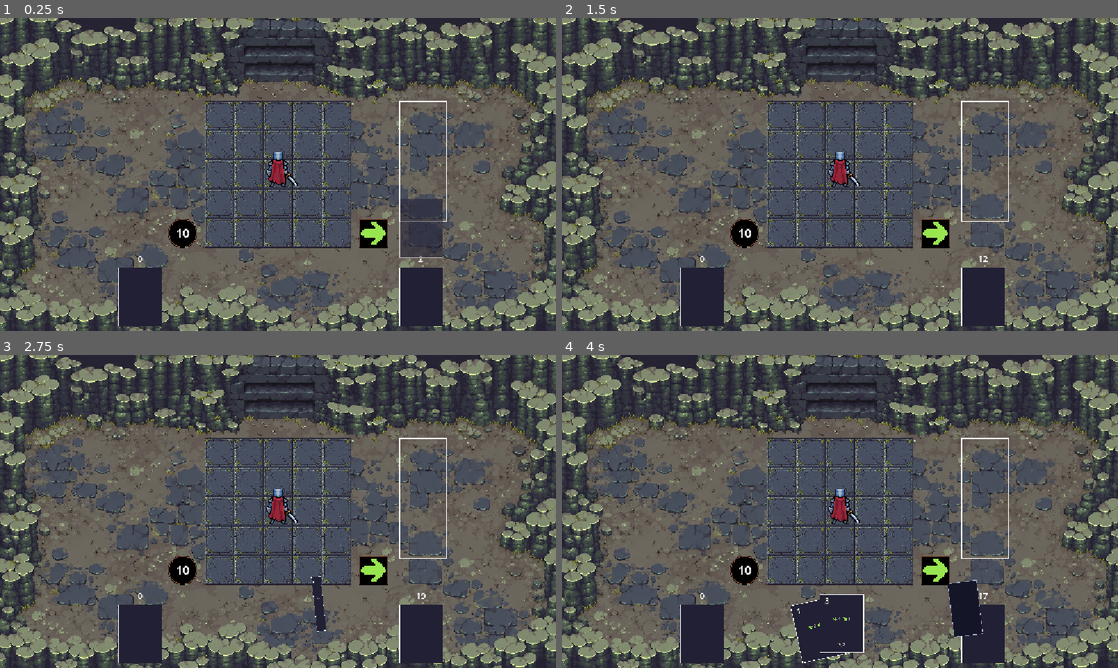
Above: before the commit, frames 1-4 (two rows, left to right).
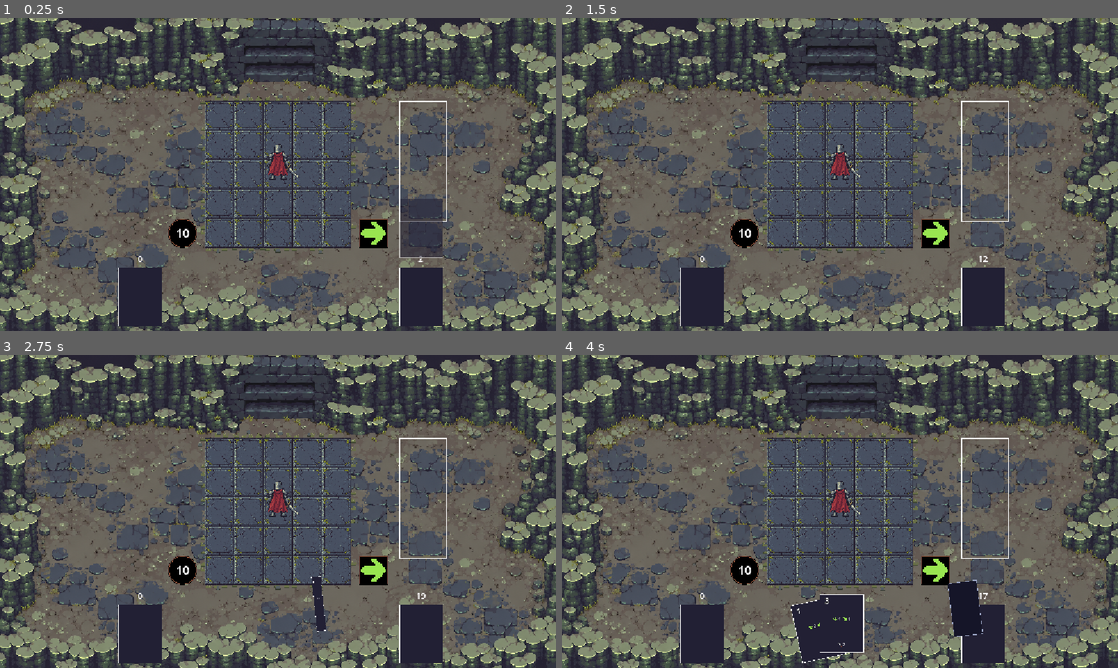
Above: after the commit, the same moments.

Repository: TheLizarditto/Foxtrot1Prototipo
Game: Godot game, scene res://Scenes/main.tscn
The game is run twice, just before and just after one commit, with the same random seed, the same clock (stepped at 60 frames per second) and the same inputs.
Inputs (mouse positions are in pixels of both pictures, inside the frame that each line leads up to):
- Up to frame 1 (0.25 s): no input
- Up to frame 2 (1.5 s): move the mouse to (962, 158) at 0.52 s; click (962, 158) at 0.67 s; move the mouse to (728, 190) at 1.27 s; click (728, 190) at 1.42 s
- Up to frame 3 (2.75 s): move the mouse to (333, 442) at 2.02 s; click (333, 442) at 2.17 s
- Up to frame 4 (4 s): move the mouse to (812, 574) at 2.77 s; click (812, 574) at 2.92 s; move the mouse to (1006, 558) at 3.52 s; click (1006, 558) at 3.67 s

The runs differ from the first frame. In frame 1, 0.6% of the frame differs, in the area x 35-65%, y 24-76%; in frame 2, 0.6%; in frame 3, 0.6%; in frame 4, 0.6%.

Commit message:
feat: agrego más mejoras de diseño en los sprites, agrego el fondo y un diseño al tablero

Diff:
--- a/Scenes/personaje.tscn
+++ b/Scenes/personaje.tscn
@@ -1,12 +1,13 @@
 [gd_scene format=3 uid="uid://crwd6dpdbts15"]
 
 [ext_resource type="Script" uid="uid://h85jt8bc0gt8" path="res://Scripts/personaje.gd" id="1_7vwx0"]
-[ext_resource type="Texture2D" uid="uid://cdi54qots0dbd" path="res://Assets/Personaje/caballero.png" id="1_ksl8w"]
+[ext_resource type="Texture2D" path="res://Assets/Personaje/caballero_espalda.png" id="1_ksl8w"]
 
 [node name="Personaje" type="Node2D" unique_id=466476145]
 script = ExtResource("1_7vwx0")
 
 [node name="Sprite2D" type="Sprite2D" parent="." unique_id=94041577]
-position = Vector2(0, -5)
+position = Vector2(1.04, -14)
+scale = Vector2(0.52, 0.52)
 texture_filter = 1
 texture = ExtResource("1_ksl8w")
--- a/Scripts/tablero.gd
+++ b/Scripts/tablero.gd
@@ -10,6 +10,7 @@
 func _ready() -> void:
 
 	_generar_tablero()
+	queue_redraw()
 
 
 # Calcula y devuelve la posicion local de la primera celda del tablero.
@@ -46,6 +47,61 @@
 
 			celda.position = inicio + Vector2(columna * tamano_celda.x, fila * tamano_celda.y)
 
+# Decora solo el exterior: las losetas y sus limites conservan su aspecto.
+func _draw() -> void:
+	if not is_instance_valid(cuadro):
+		return
+	var mitad := Vector2(columnas, filas) * tamano_celda / 2.0
+	var azar := RandomNumberGenerator.new()
+	azar.seed = 7419
+	for lado in range(4):
+		var horizontal := lado < 2
+		var largo := mitad.x * 2.0 if horizontal else mitad.y * 2.0
+		var normal := Vector2(0, -1 if lado == 0 else 1) if horizontal else Vector2(-1 if lado == 2 else 1, 0)
+		var tangente := Vector2.RIGHT if horizontal else Vector2.DOWN
+		for indice in range(int(largo / 19.0)):
+			if azar.randf() < 0.28:
+				continue
+			var distancia := -largo / 2.0 + indice * 19.0 + azar.randi_range(3, 12)
+			var origen := tangente * distancia + normal * ((mitad.y if horizontal else mitad.x) + azar.randi_range(2, 5))
+			_dibujar_pasto(origen.round(), azar)
+		for indice in range(int(largo / 70.0)):
+			var distancia := -largo / 2.0 + indice * 70.0 + azar.randi_range(15, 55)
+			var origen := tangente * distancia + normal * ((mitad.y if horizontal else mitad.x) + azar.randi_range(6, 11))
+			_dibujar_piedra(origen.round(), azar)
+
+
+func _dibujar_pasto(origen: Vector2, azar: RandomNumberGenerator) -> void:
+	var oscuro := Color("414934")
+	var medio := Color("697047")
+	var claro := Color("929466")
+	draw_rect(Rect2(origen + Vector2(-5, -1), Vector2(11, 3)), oscuro)
+	for brizna in range(5):
+		var x := float(brizna * 2 - 4)
+		var alto := float(azar.randi_range(3, 8))
+		var inclinacion := float(azar.randi_range(-2, 2))
+		draw_rect(Rect2(origen + Vector2(x, -alto * 0.5), Vector2(2, alto * 0.5 + 1)), medio)
+		draw_rect(Rect2(origen + Vector2(x + inclinacion, -alto), Vector2(2, alto * 0.5)), medio)
+		draw_rect(Rect2(origen + Vector2(x + inclinacion, -alto), Vector2(1, 2)), claro)
+
+
+func _dibujar_piedra(origen: Vector2, azar: RandomNumberGenerator) -> void:
+	var ancho := float(azar.randi_range(5, 10))
+	var alto := float(azar.randi_range(4, 7))
+	var forma := PackedVector2Array([
+		Vector2(-ancho / 2, 0), Vector2(-ancho / 2, -alto + 2),
+		Vector2(-ancho / 2 + 2, -alto), Vector2(ancho / 2 - 2, -alto),
+		Vector2(ancho / 2, -alto + 2), Vector2(ancho / 2, 0),
+		Vector2(ancho / 2 - 2, 2), Vector2(-ancho / 2 + 2, 2)
+	])
+	for punto in range(forma.size()):
+		forma[punto] = forma[punto].round() + origen
+	draw_rect(Rect2(origen + Vector2(-ancho / 2 - 1, 0), Vector2(ancho + 2, 3)), Color("33372f"))
+	draw_colored_polygon(forma, Color("555d60"))
+	draw_rect(Rect2(origen + Vector2(-ancho / 2 + 2, -alto), Vector2(ancho - 4, 1)), Color("838979"))
+	draw_rect(Rect2(origen + Vector2(-ancho / 2, -alto + 2), Vector2(1, alto - 2)), Color("737c70"))
+
+
 # Recibe columna y fila, valida que existan y devuelve la posicion local de esa celda.
 func obtener_posicion_en_tablero(columna: int, fila: int) -> Vector2:
 
Binary file added: Assets/Personaje/caballero_espalda.png
Not shown, added: Assets/Personaje/caballero_espalda.png.import
